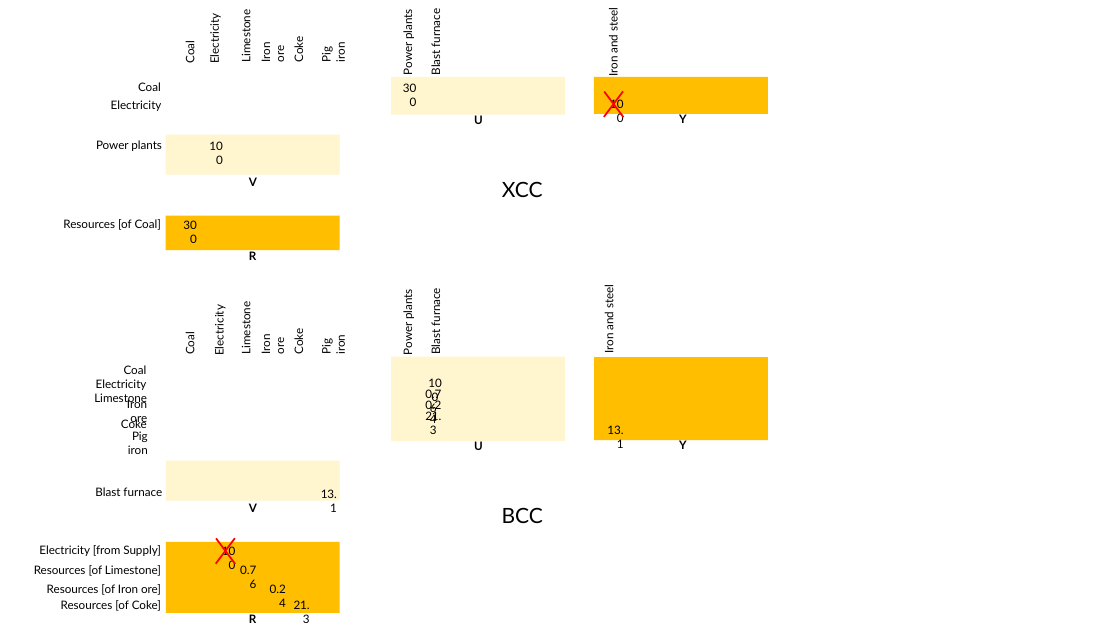
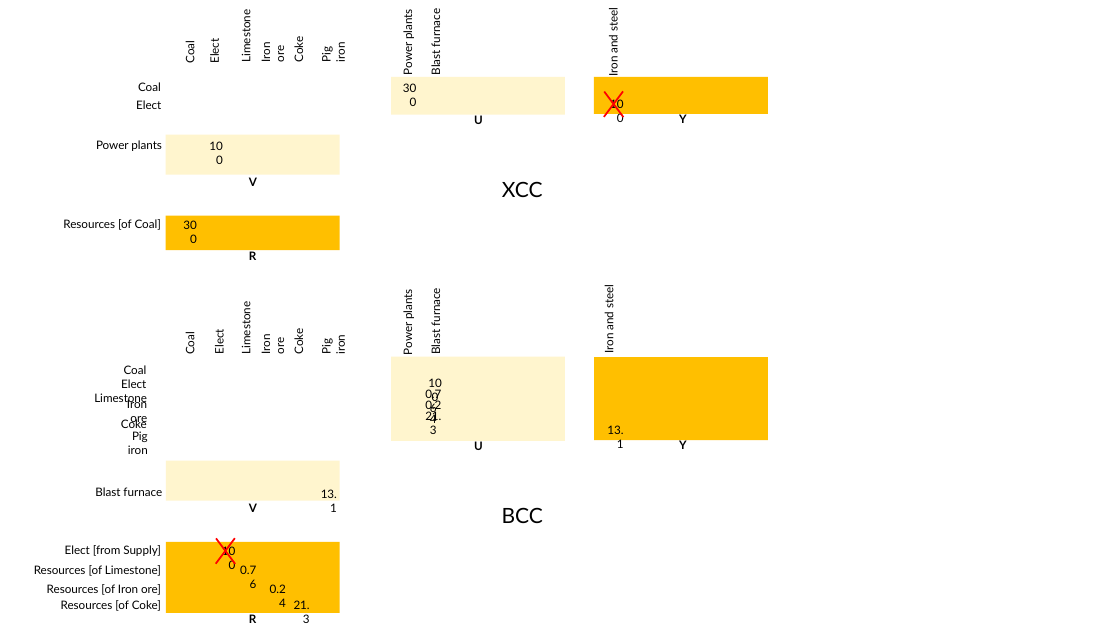
Before and after one commit to MatthewHeun/MaterialExergyPaper2025, a slide deck: slide 2 of images/BXCC_figs.pptx. Drawn at 1120x630 pixels with LibreOffice and Linux fonts; fonts in the diff are those of the drawing. Boxes give left, top, right and bottom in pixels: in the first picture for what was removed or moved away, otherwise in the second. Text is boxed around its words. In the diff, an @@ line names an element or a change of style, - is before the commit and + after.

```diff
--- a/images/BXCC_figs.pptx
+++ b/images/BXCC_figs.pptx
@@ text at <box>207,40,221,62</box>: text changed @@
-Electricity
+Elect
@@ text at <box>136,100,161,109</box>: text changed @@
-Electricity
+Elect
@@ text at <box>212,331,226,353</box>: text changed @@
-Electricity
+Elect
@@ text at <box>121,379,146,388</box>: text changed @@
-Electricity
+Elect
@@ text at <box>65,545,161,556</box>: text changed @@
-Electricity [from Supply]
+Elect [from Supply]
```
Also in this commit, not shown: 3 other slides changed, 3 other files.
